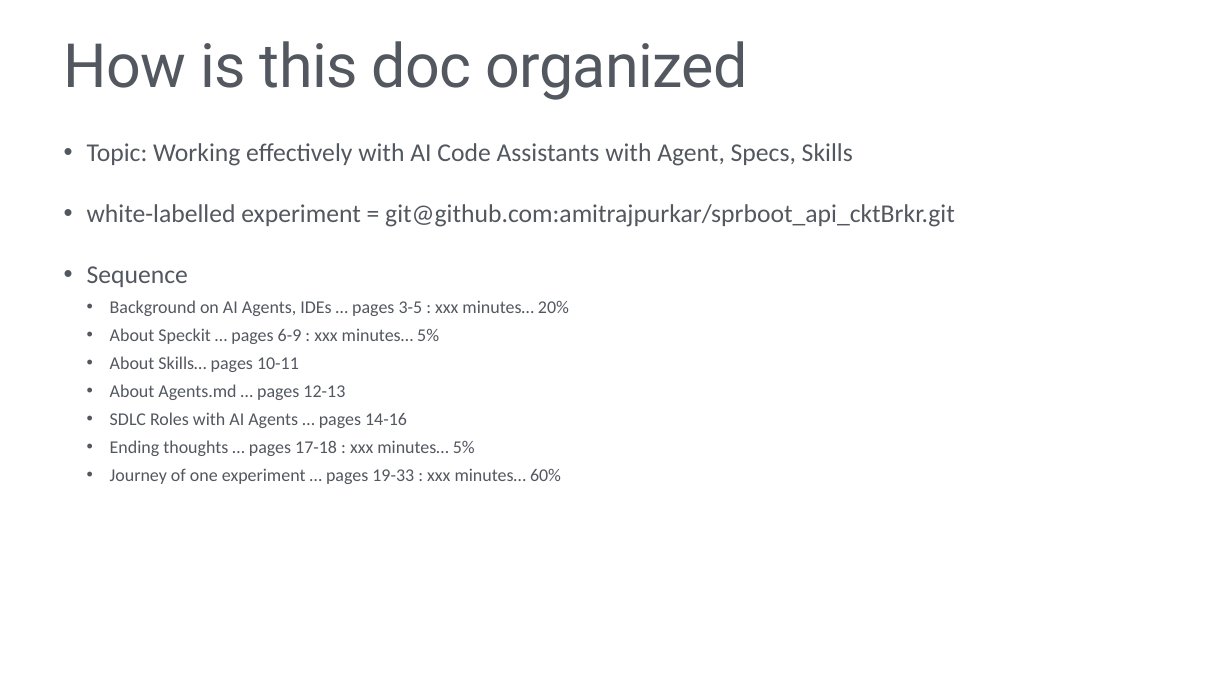
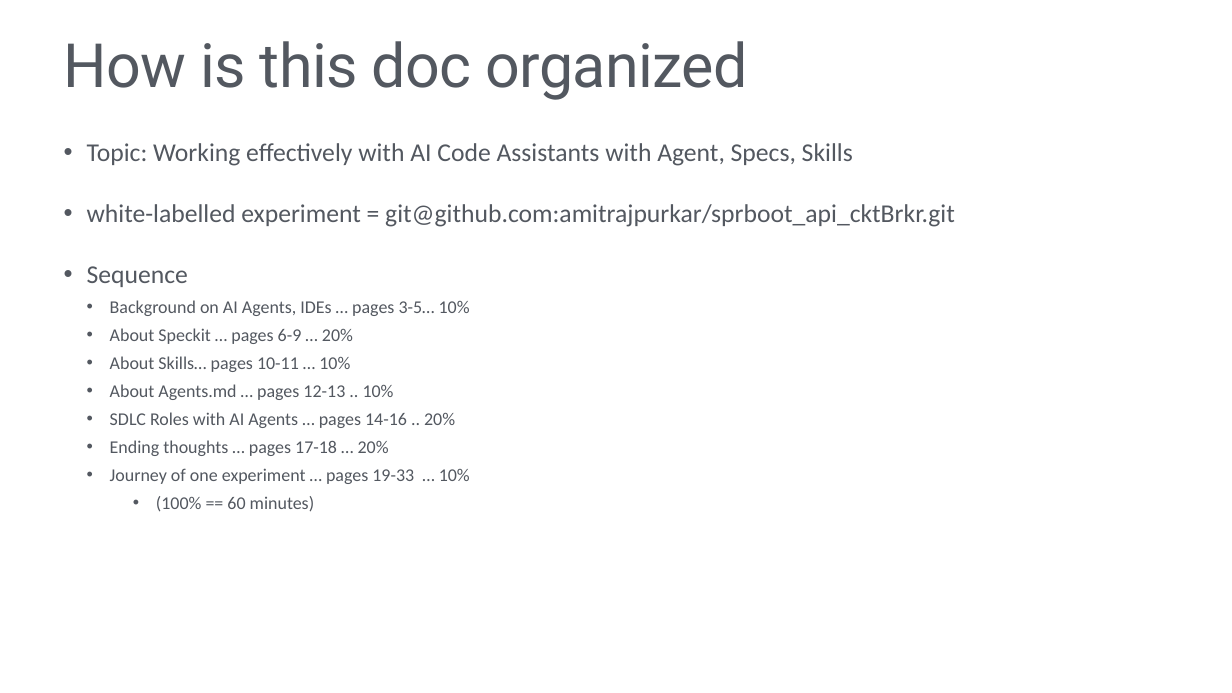
Before and after one commit to amitrajpurkar/journey_docs, a slide deck: slide 2 of presentations/using_ai_code_asst.pptx. Drawn at 1232x693 pixels with LibreOffice and Linux fonts; fonts in the diff are those of the drawing. Boxes give left, top, right and bottom in pixels: in the first picture for what was removed or moved away, otherwise in the second. Text is boxed around its words. In the diff, an @@ line names an element or a change of style, - is before the commit and + after.

```diff
--- a/presentations/using_ai_code_asst.pptx
+++ b/presentations/using_ai_code_asst.pptx
@@ text at (110, 300, 470, 512): text changed @@
-  • Background on AI Agents, IDEs … pages 3-5 : xxx minutes… 20%
-  • About Speckit … pages 6-9 : xxx minutes… 5%
-  • About Skills… pages 10-11
-  • About Agents.md … pages 12-13
-  • SDLC Roles with AI Agents … pages 14-16
-  • Ending thoughts … pages 17-18 : xxx minutes… 5%
-  • Journey of one experiment … pages 19-33 : xxx minutes… 60%
+  • Background on AI Agents, IDEs … pages 3-5… 10%
+  • About Speckit … pages 6-9 … 20%
+  • About Skills… pages 10-11 … 10%
+  • About Agents.md … pages 12-13 .. 10%
+  • SDLC Roles with AI Agents … pages 14-16 .. 20%
+  • Ending thoughts … pages 17-18 … 20%
+  • Journey of one experiment … pages 19-33 … 10%
+      • (100% == 60 minutes)
```
Also in this commit, not shown: 2 other files.
